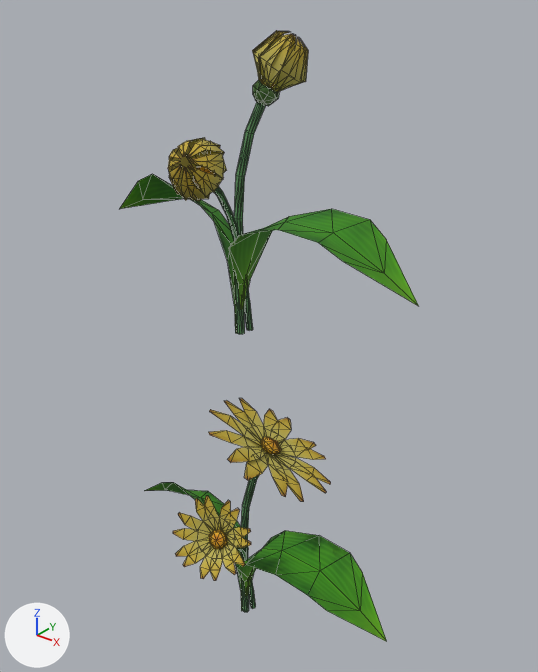
An edit to the FBX model Assets/Models/YellowDaisy.fbx, drawn before and after from the same camera.
Rendered twice from a 50 mm lens placed at (0.32, -0.372, 0.509), pointed at (0.01, 0.016, 0.269). Lighting does not change. The marker at lower left points along +X, +Y and +Z. Mesh edges are drawn as thin lines. Where no turn or scale is listed for an object, it has been applied to the vertices.

Script lines for the objects in view, before the commit:
```python
me_mesh = bpy.data.meshes.new('Mesh')
me_mesh.from_pydata(...)  # 482 vertices, 624 faces; spans x -0.127..0.139, y -0.079..0.065, z -0.002..0.201
me_mesh.materials.append(mat_blinn1)  # picture img_flowers_base_color_png
me_mesh_001 = bpy.data.meshes.new('Mesh.001')
me_mesh_001.from_pydata(...)  # 482 vertices, 624 faces; spans x -0.127..0.139, y -0.077..0.034, z -0.002..0.203
me_mesh_001.materials.append(mat_blinn1)  # picture img_flowers_base_color_png
ob_yellowdaisy_night = bpy.data.objects.new('YellowDaisy_night', me_mesh_001)
ob_yellowdaisy_night.location = (-0.0021, -0.0005, 0.2751)
ob_yellowdaisyfull = bpy.data.objects.new('YellowDaisyFull', me_mesh)
ob_yellowdaisyfull.location = (-0.0021, -0.0005, 0.0018)
```
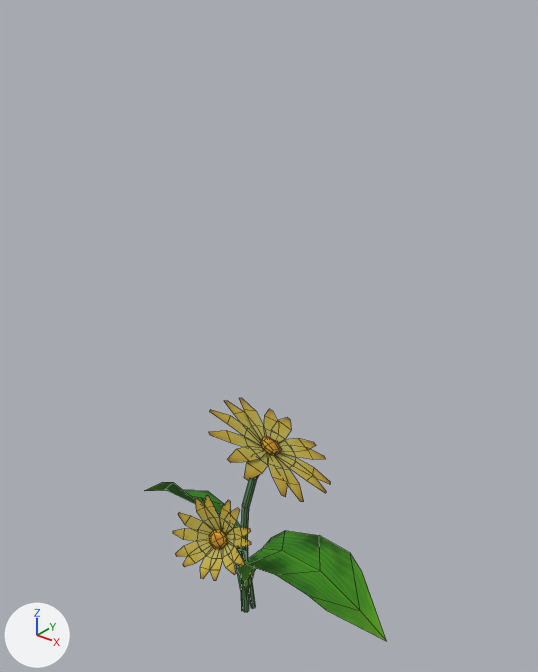
The newer file is also turned or shifted as a whole; pictures and numbers use the older file's frame.

Changed parts and their boxes (x1, y1, x2, y2) in the pictures (538 x 672 px):
'YellowDaisy_night', deleted
    before: (120, 30, 418, 334)

Diff of the bpy script that builds the scene:
```diff
--- a/Assets/Models/YellowDaisy.fbx.py
+++ b/Assets/Models/YellowDaisy.fbx.py
@@ ob_yellowdaisy_night @@
-ob_yellowdaisy_night = bpy.data.objects.new('YellowDaisy_night', me_mesh_001)
-ob_yellowdaisy_night.location = (-0.0021, -0.0005, 0.2751)
```
